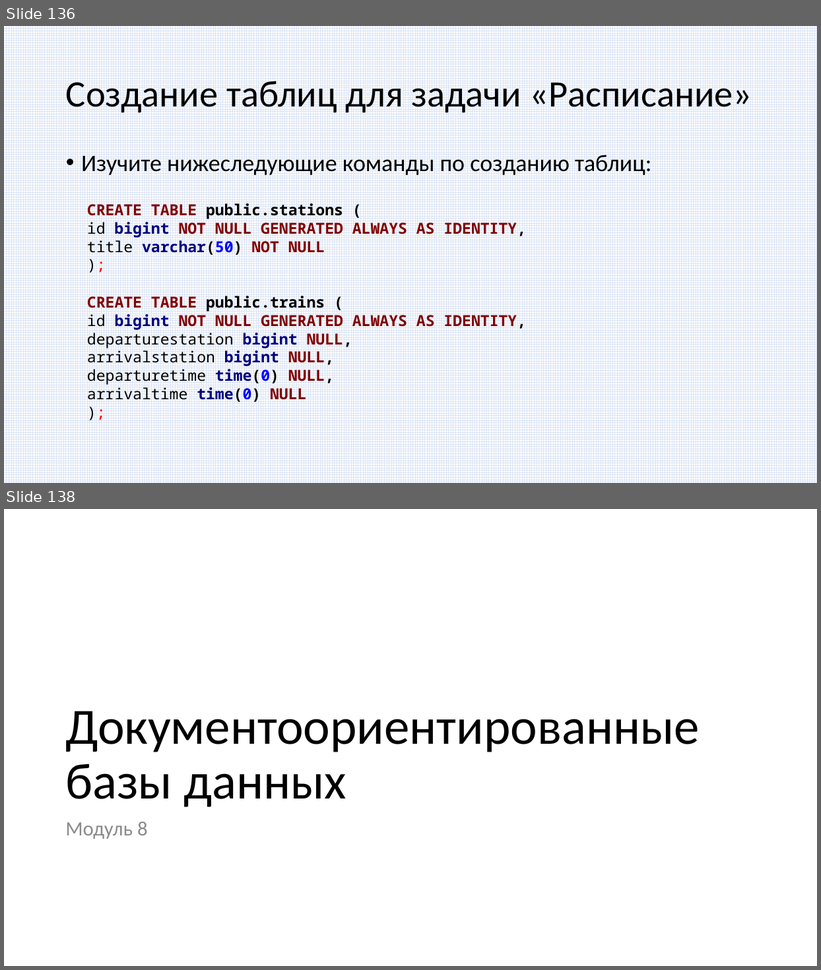
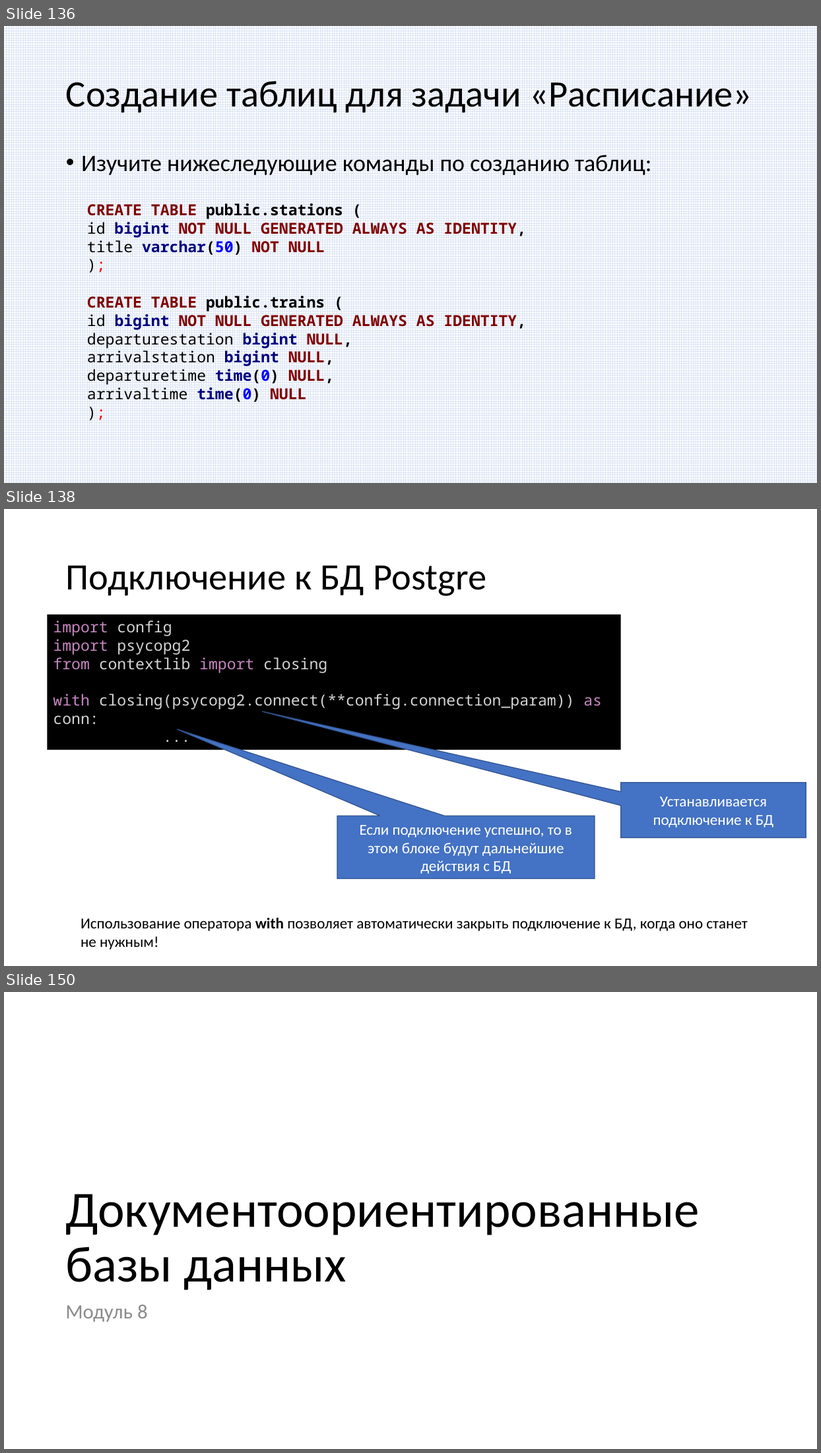
Before and after one commit to paveltsytovich/telegram-course, a slide deck: Presentation/Разработка ботов для телеграмм на Python.pptx. Shown one above the other, each under a label of ours: slides 136 and 138 before the commit, slides 136, 138 and 150 after it; the slides between them are not shown. The pictures are 821x970 and 821x1453 pixels, drawn with LibreOffice and Linux fonts; fonts in the diff are those of the drawing. Boxes give left, top, right and bottom in pixels: in the first picture for what was removed or moved away, otherwise in the second. Text is boxed around its words. In the diff, an @@ line names an element or a change of style, - is before the commit and + after.

```diff
--- a/Presentation/Разработка ботов для телеграмм на Python.pptx
+++ b/Presentation/Разработка ботов для телеграмм на Python.pptx
@@ slide 138 added at (4, 509, 817, 966), background #FFFFFF @@
@@ title added at (66, 565, 487, 596), 44 pt, text #000000 @@
+Подключение к БД Postgre
@@ rectangle added at (48, 615, 621, 750), fill #000000, 18 pt, text #D4D4D4 @@
+import config
+import psycopg2
+from contextlib import closing
+with closing(psycopg2.connect(**config.connection_param)) as conn:
+...
@@ speech box added at (621, 783, 806, 838), fill #4472C4, outline #325491 1 pt, 18 pt, text #FFFFFF @@
+Устанавливается подключение к БД
@@ speech box added at (338, 816, 595, 879), fill #4472C4, outline #325491 1 pt, 18 pt, text #FFFFFF @@
+Если подключение успешно, то в этом блоке будут дальнейшие действия с БД
@@ text added at (81, 918, 747, 950), 18 pt, text #000000 @@
+Использование оператора with позволяет автоматически закрыть подключение к БД, когда оно станет
+не нужным!
@@ what was slide 138 is now slide 150 @@
```
Also in this commit, not shown: 12 other slides added, 1 slide removed, 2 other files.
